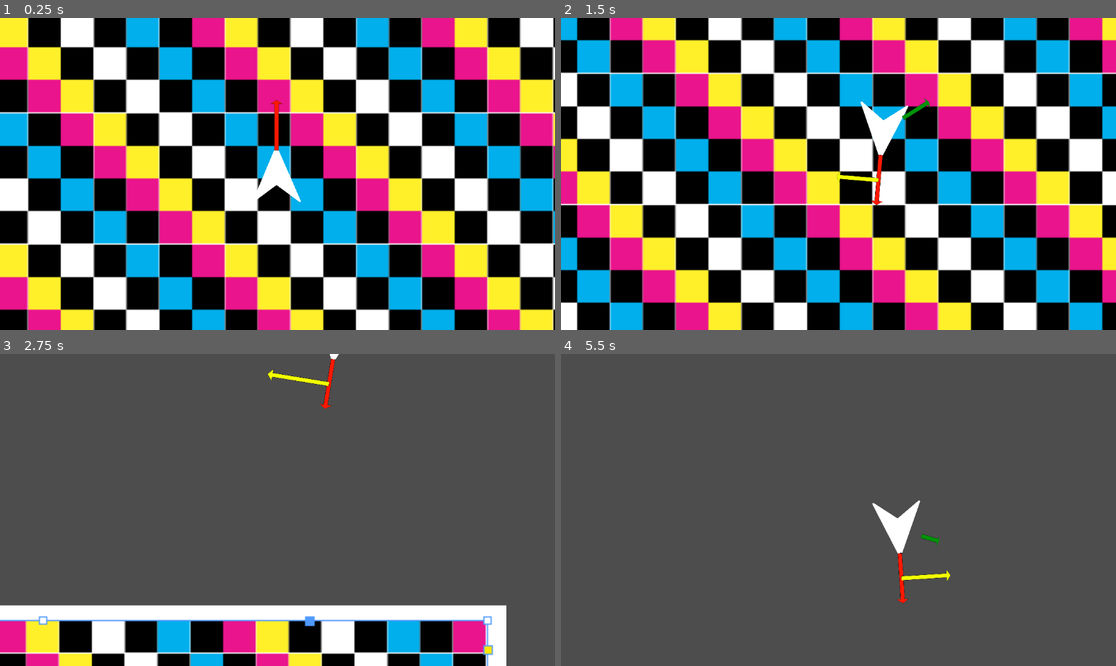
Above: before the commit, frames 1-4 (two rows, left to right).
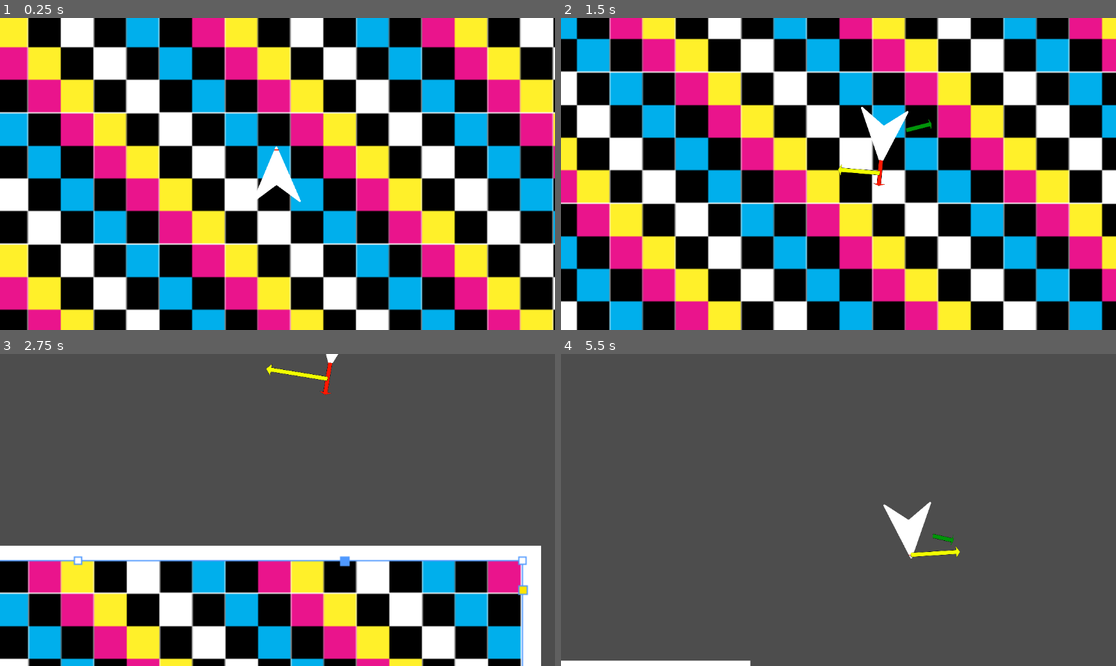
Above: after the commit, the same moments.

Repository: ParadoxArcher/Angle_Advantage
Game: Godot game, scene res://Scenes/GameScene.tscn
Same seed, same stepped clock (60 frames per second), same inputs: the game is played once before the commit and once after it.
Inputs:
- Up to frame 1 (0.25 s): no input
- Up to frame 2 (1.5 s): hold D (RotateRight) 0.53-1.28 s; hold W (Boost) 0.53-1.28 s; hold S (Back) from 1.28 s (still down); tap W (Boost) at 1.35 s
- Up to frame 3 (2.75 s): release S (Back) at 2.03 s; hold D (RotateRight) from 2.03 s (still down); hold W (Boost) from 2.03 s (still down); tap Space (Dodge) at 2.1 s
- Up to frame 4 (5.5 s): release W (Boost) at 2.78 s; tap W (Boost) at 2.85, 4.55 s; release D (RotateRight) at 3.53 s; hold W (Boost) 3.53-4.28 s; hold A (RotateLeft) 3.53-5.03 s; tap Space (Dodge) at 4.35 s; hold S (Back) from 5.03 s (still down); hold W (Boost) from 5.03 s (still down)

The runs differ from the first frame. In frame 1, 0.1% of the frame differs, in the area x 48-51%, y 26-43%; in frame 2, 11%; in frame 3, 36%, in the area x 0-98%, y 0-100%; in frame 4, 1.9%.

Commit message:
vault backup: 2025-01-14 12:16:37

Diff:
--- a/zProject Files/Godot/Scripts/PlayerScript.gd
+++ b/zProject Files/Godot/Scripts/PlayerScript.gd
@@ -58,7 +58,7 @@
 				BoostDecay[0] += clampf(BoostDecay[1], 0, 1 - BoostDecay[0])
 		else:
 			BoostDir = Vector2(cos(rotation), sin(rotation)) * (BoostDecay[0] * BoostDecay[2] )
-			BoostDecay[0] -= clampf(BoostDecay[1], BoostDecay[0], BoostDecay[1])
+			BoostDecay[0] -= clampf(BoostDecay[1], 0, BoostDecay[0])
 
 		var CounterAccel = -BoostDir.dot(velocity / MaxSpeed[1]) * CounterScaler[0]
 		AccelRate = SpeedAccel + (SpeedDecel[0] * CounterAccel )
@@ -121,7 +121,7 @@
 		vel_display.position = position + (((150 * vel_display.scale.x ) + MarkerSize["CenterGap"] ) * velocity.normalized() ) # 150 is the size of vel_display's sprite's X.length/2
 		vel_display.rotation = velocity.angle()
 
-		neutral_display.scale.x = MarkerSize["NeutralLength"]
+		neutral_display.scale.x = BoostDecay[0] * MarkerSize["NeutralLength"]
 		neutral_display.position = position + ((150 * neutral_display.scale.x ) + MarkerSize["CenterGap"] ) * Vector2(cos(rotation), sin(rotation))
 		neutral_display.rotation = rotation
 
Not shown, changed: .obsidian/workspace.json
